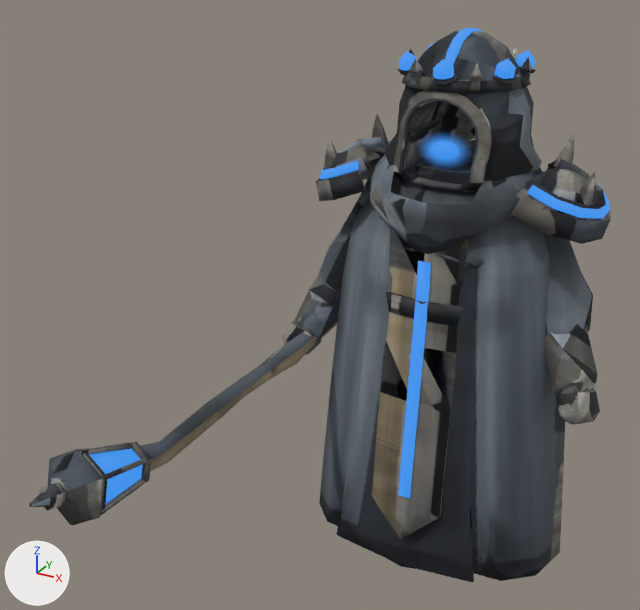
The glTF model games/vale/art/out/units/brightwick_aubade.glb, before and after one commit.
Before and after are seen from a camera (50 mm lens) standing at (0.88, -2.44, 2.02) and looking at (-0.18, -0.51, 1.05). Lighting does not change. The marker at lower left points along +X, +Y and +Z. The older version comes first. Vertices at exactly the same position are counted once.

Names of what the first picture shows: 'brightwick_aubade', 'brightwick_aubade_accent'.
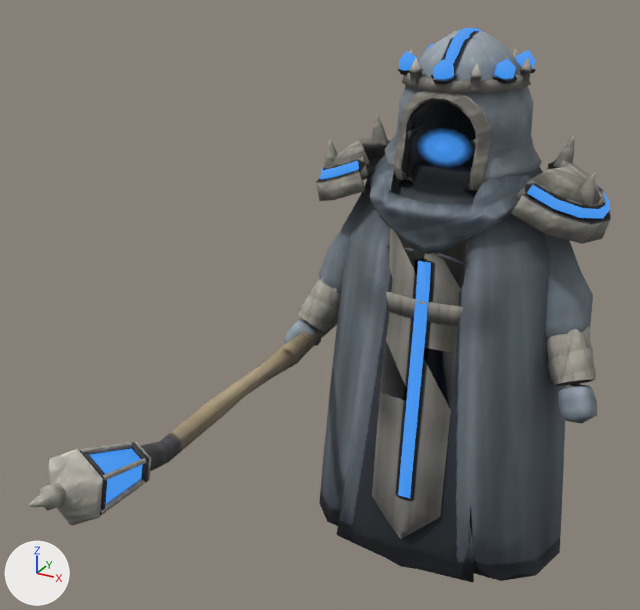
Pixel boxes [x1, y1, x2, y2] of what changed, in the pictures (640 x 610 px; the box of a moved part takes in the faces that stretch with it):
'brightwick_aubade_accent', reshaped: [90, 28, 610, 503] in both
part 1 of me_brightwick_aubade, rebuilt: before [282, 320, 322, 355]; after [284, 319, 317, 347]
part 2 of me_brightwick_aubade, rebuilt: before [555, 386, 600, 424]; after [558, 383, 597, 424]
part 3 of me_brightwick_aubade, rebuilt: before [545, 323, 598, 394]; after [547, 326, 596, 386]
part 4 of me_brightwick_aubade, moved or reshaped: before [385, 30, 542, 192]; after [384, 30, 542, 192]
part 5 of me_brightwick_aubade, reshaped: before [295, 271, 341, 340]; after [297, 276, 341, 346]
part 6 of me_brightwick_aubade, added: after [547, 331, 593, 386]
part 7 of me_brightwick_aubade, moved or reshaped (mostly hidden): [79, 450, 104, 478] in both
part 8 of me_brightwick_aubade, surface changed: [29, 30, 611, 582] in both
part 9 of me_brightwick_aubade_accent, moved or reshaped: before [426, 138, 462, 160]; after [423, 134, 466, 161]
part 10 of me_brightwick_aubade_accent, recoloured: [432, 138, 456, 162] in both

Edits to the bpy script that builds the scene:
```text
Change mat_accent_001:
    where n0 = _N.new('ShaderNodeBsdfPrincipled'); n0.name = 'Principled BSDF'
    add n0.inputs[0].default_value = (0.0225, 0.0301, 0.0397, 1.0)  # 'Base Color', dark blue #293038
    n0.inputs[2].default_value: 1.0 -> 0.78  # 'Roughness'
    remove n2 = _N.new('ShaderNodeMix'); n2.name = 'Mix'
    remove n2.data_type = 'RGBA'
    remove n2.blend_type = 'MULTIPLY'
    remove n2.inputs[0].default_value = 1.0  # 'Factor'
    remove n2.inputs[7].default_value = (0.0225, 0.0301, 0.0397, 1.0)  # 'B', dark blue #293038
    remove n3 = _N.new('ShaderNodeVertexColor'); n3.name = 'Color Attribute'
    remove _L.new(n2.outputs[2], n0.inputs[0])  # 'Result' to 'Base Color'
    remove _L.new(n3.outputs[0], n2.inputs[6])  # 'Color' to 'A'
    remove _L.new(n3.outputs[1], n0.inputs[4])  # 'Alpha' to 'Alpha'
Change me_brightwick_aubade:
    used by ob_brightwick_aubade; location = (0.0, 0.0, 0.0)
    remove me_brightwick_aubade.from_pydata(...)  # 1858 vertices, 3341 faces; spans x -0.52..0.52, y -1.35..0.33, z 0.0..1.72
    add me_brightwick_aubade.from_pydata(...)  # 1913 vertices, 3339 faces; spans x -0.52..0.51, y -1.35..0.33, z 0.0..1.72
    me_brightwick_aubade part 1: the loose piece of 42 vertices spanning x -0.52..-0.39, y -0.2..-0.06, z 0.67..0.8 is rebuilt with 26 vertices and now spans x -0.51..-0.4, y -0.2..-0.08, z 0.67..0.8
    me_brightwick_aubade part 2: the loose piece of 42 vertices spanning x 0.4..0.52, y -0.2..-0.06, z 0.67..0.8 is rebuilt with 26 vertices and now spans x 0.4..0.51, y -0.2..-0.08, z 0.67..0.8
    me_brightwick_aubade part 3: the loose piece of 25 vertices spanning x 0.28..0.49, y -0.18..0.06, z 0.71..1.02 is rebuilt with 43 vertices and now spans x 0.3..0.49, y -0.16..0.02, z 0.75..0.99
    me_brightwick_aubade part 4: 65 vertices moved within x -0.14..0.23, y -0.18..0.06, z 1.31..1.55; 87 vertices removed from x -0.23..0.22, y -0.18..0.23, z 1.21..1.7; 85 vertices added at x -0.23..0.22, y -0.18..0.21, z 1.22..1.71
    me_brightwick_aubade part 5: 22 vertices removed from x -0.5..-0.28, y -0.17..0.05, z 0.74..1.01; 67 vertices added at x -0.49..-0.29, y -0.16..0.04, z 0.69..0.98
    me_brightwick_aubade part 6: 12 vertices added at x 0.3..0.48, y -0.16..0.04, z 0.75..0.98
    me_brightwick_aubade part 7: 1 vertex moved within x -0.44, y -1.19, z 0.88; 1 vertex removed from x -0.44, y -1.19, z 0.88; 1 vertex added at x -0.45, y -1.19, z 0.88
    me_brightwick_aubade part 8: 2667 kept faces spanning x -0.52..0.45, y -1.35..0.33, z 0.0..1.72 get new texture (UV) coordinates
    other edits to the shape of me_brightwick_aubade do not show in these pictures
Change me_brightwick_aubade_accent:
    where me_brightwick_aubade_accent.from_pydata(...)  # 404 vertices, 640 faces; spans x -0.51..0.44, y -1.23..0.31, z 0.35..1.73
    used by ob_brightwick_aubade_accent; location = (0.0, 0.0, 0.0)
    me_brightwick_aubade_accent part 9
    38 vertices are removed from x -0.08..0.08, y -0.14..-0.11, z 1.36..1.44
    111 faces are deleted
    9 vertices in x -0.07..0.07, y -0.12..-0.11, z 1.41..1.45 move by (0.0, 0.0, 0.01)
    25 vertices move from x -0.08..0.08, y -0.14..-0.11, z 1.36..1.47 to x -0.09..0.09, y -0.14..-0.11, z 1.38..1.47
    38 vertices are added at x -0.08..0.08, y -0.14..-0.11, z 1.4..1.45
    111 new faces join them, mat_accent
    me_brightwick_aubade_accent part 10: 35 kept faces spanning x -0.09..0.09, y -0.14..-0.11, z 1.37..1.47 get new vertex colours
```
